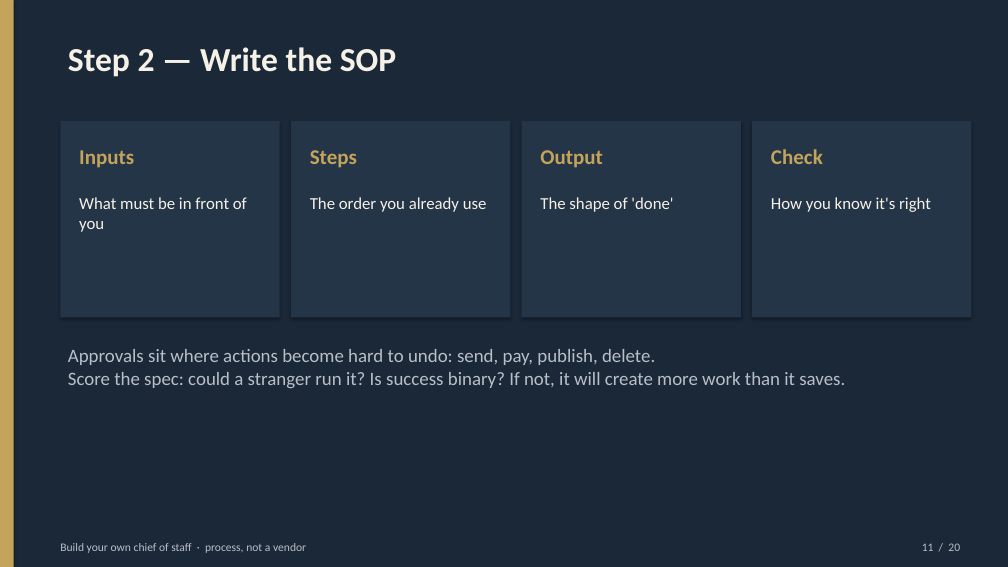
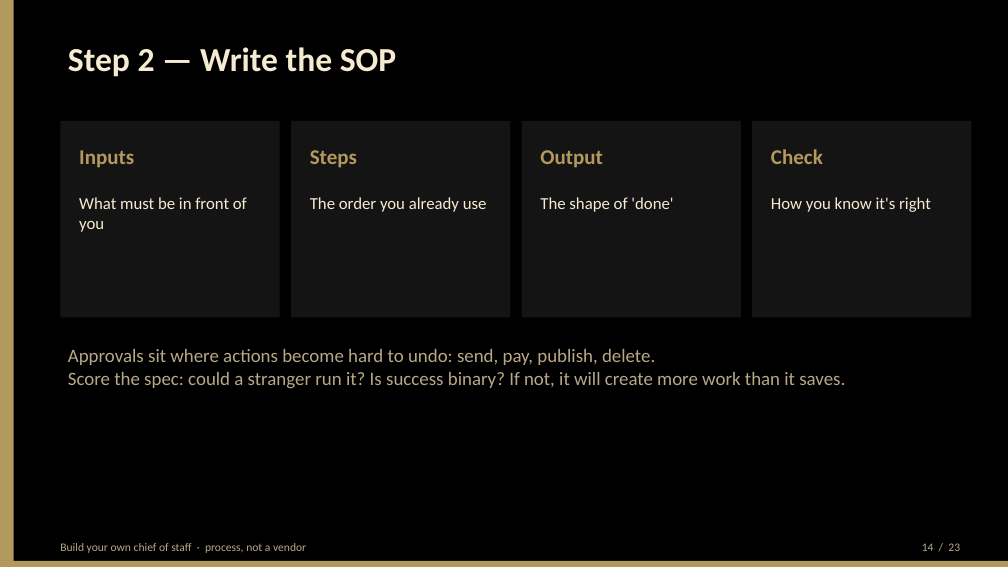
Before and after one commit to BittahCriminal/build-your-own-chief-of-staff, a slide deck: slide 14 of slides/building-your-own-chief-of-staff.pptx (slide 11 before the commit). Drawn at 1008x567 pixels with LibreOffice and Linux fonts; fonts in the diff are those of the drawing. Boxes give left, top, right and bottom in pixels: in the first picture for what was removed or moved away, otherwise in the second. Text is boxed around its words. In the diff, an @@ line names an element or a change of style, - is before the commit and + after.

Commit message:
Add the freeze-and-fail thought process; restyle the deck black and gold.
Nate's stall modes (core-first, blob-as-one-job, false success) become process prompts and three talk slides. Palette is black/gold only — no marks.

```diff
--- a/slides/building-your-own-chief-of-staff.pptx
+++ b/slides/building-your-own-chief-of-staff.pptx
@@ rectangle at bbox=[0, 0, 1008, 567]: fill #1B2838 to #000000 @@
@@ rectangle at bbox=[0, 0, 14, 567]: fill #C4A35A to #B3995D @@
@@ fill #243548 to #141414 in 4 elements at bbox=[60, 121, 280, 318], bbox=[291, 121, 510, 318], bbox=[522, 121, 741, 318], bbox=[752, 121, 972, 318] @@
@@ text colour #C4A35A to #B3995D in 4 elements at bbox=[79, 150, 134, 168], bbox=[310, 150, 357, 168], bbox=[540, 150, 603, 168], bbox=[771, 149, 823, 164] @@
@@ text colour #F6F1E7 to #F4EBD0 in 5 elements at bbox=[68, 47, 396, 77], bbox=[79, 197, 247, 232], bbox=[310, 197, 487, 212], bbox=[540, 197, 673, 212], bbox=[771, 197, 931, 212] @@
@@ text "Approvals sit where actions become ..." at bbox=[68, 349, 845, 388]: text colour #B7C0C8 to #B8A888 @@
@@ text "Build your own chief of ..." at bbox=[60, 543, 306, 553]: text colour #B7C0C8 to #B8A888 @@
@@ rectangle added at bbox=[0, 561, 1008, 567], fill #B3995D @@
@@ text at bbox=[922, 543, 960, 551]: text changed; text colour #B7C0C8 to #B8A888 @@
-11 / 20
+14 / 23
```
Also in this commit, not shown: 19 other slides changed, 3 slides added, 8 other files.
